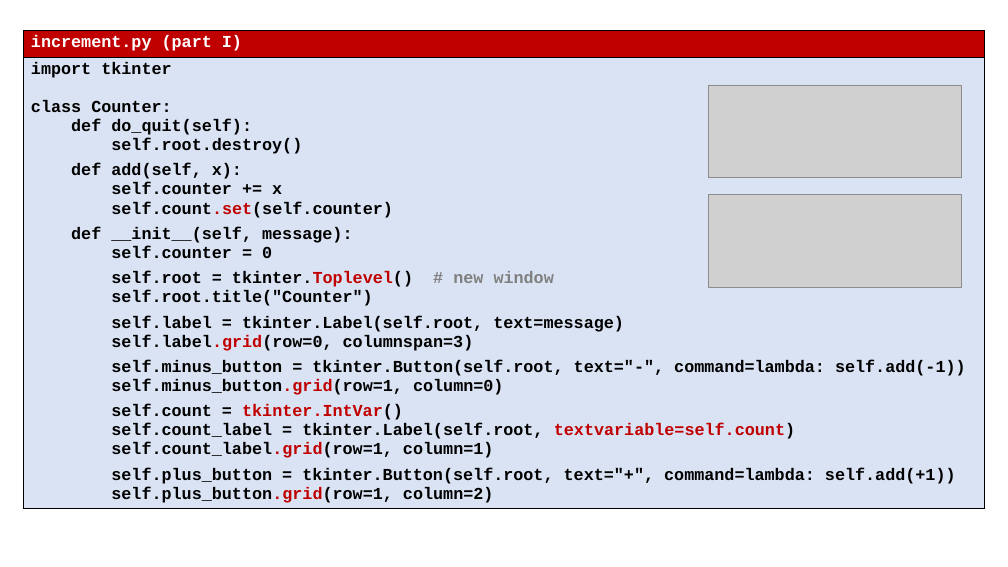
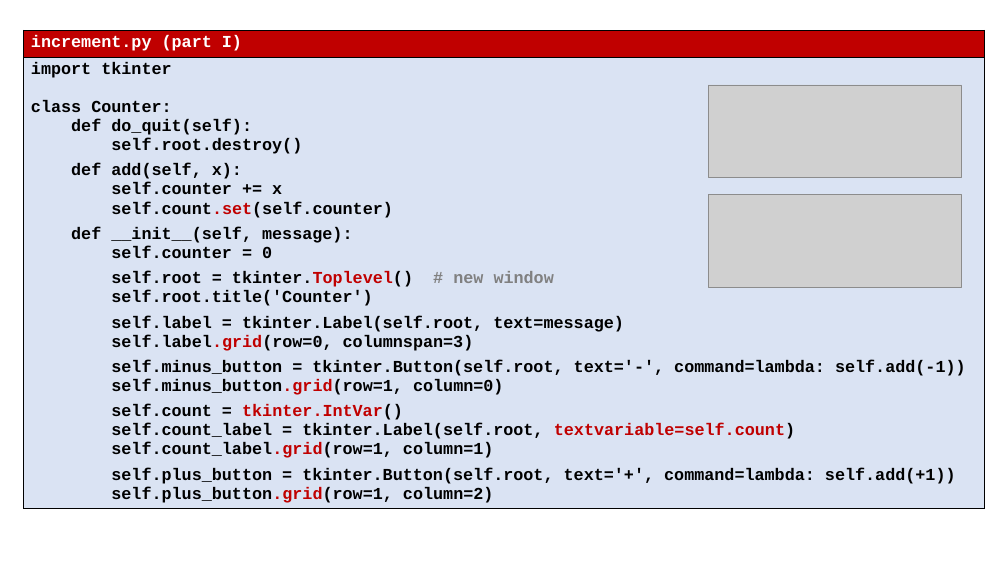
Before and after one commit to gsbrodal/gsbrodal.github.io, a slide deck: slide 11 of ipsa/slides/gui.pptx. Drawn at 1008x567 pixels with LibreOffice and Linux fonts; fonts in the diff are those of the drawing; grey boxes stand for pictures. Boxes give left, top, right and bottom in pixels: in the first picture for what was removed or moved away, otherwise in the second. Text is boxed around its words. In the diff, an @@ line names an element or a change of style, - is before the commit and + after.

```diff
--- a/ipsa/slides/gui.pptx
+++ b/ipsa/slides/gui.pptx
@@ table at bbox=[23, 30, 985, 533] @@
@@ row 2, column 1: "import tkinter / class Counter: / def do_quit(self): / self.root.destroy() / def add(self, x): / self.counter += x / self.count.set(self.counter) / def __init__(self, message): / self.counter = 0 / self.root = tkinter.Toplevel() # new window / self.root.title("Counter") / self.label = tkinter.Label(self.root, text=message) / self.label.grid(row=0, columnspan=3) / self.minus_button = tkinter.Button(self.root, text="-", command=lambda: self.add(-1)) / self.minus_button.grid(row=1, column=0) / self.count = tkinter.IntVar() / self.count_label = tkinter.Label(self.root, textvariable=self.count) / self.count_label.grid(row=1, column=1) / self.plus_button = tkinter.Button(self.root, text="+", command=lambda: self.add(+1)) / self.plus_button.grid(row=1, column=2)" to "import tkinter / class Counter: / def do_quit(self): / self.root.destroy() / def add(self, x): / self.counter += x / self.count.set(self.counter) / def __init__(self, message): / self.counter = 0 / self.root = tkinter.Toplevel() # new window / self.root.title('Counter') / self.label = tkinter.Label(self.root, text=message) / self.label.grid(row=0, columnspan=3) / self.minus_button = tkinter.Button(self.root, text='-', command=lambda: self.add(-1)) / self.minus_button.grid(row=1, column=0) / self.count = tkinter.IntVar() / self.count_label = tkinter.Label(self.root, textvariable=self.count) / self.count_label.grid(row=1, column=1) / self.plus_button = tkinter.Button(self.root, text='+', command=lambda: self.add(+1)) / self.plus_button.grid(row=1, column=2)" @@
```
Also in this commit, not shown: 8 other slides changed, 5 other files.
